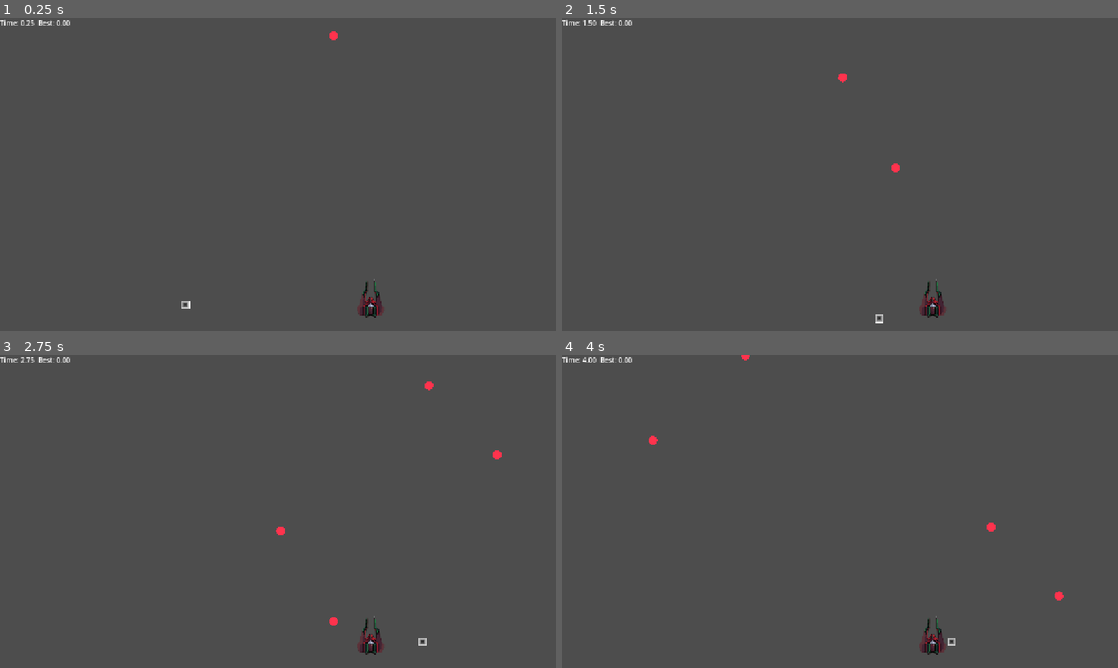
Above: before the commit, frames 1-4 (two rows, left to right).
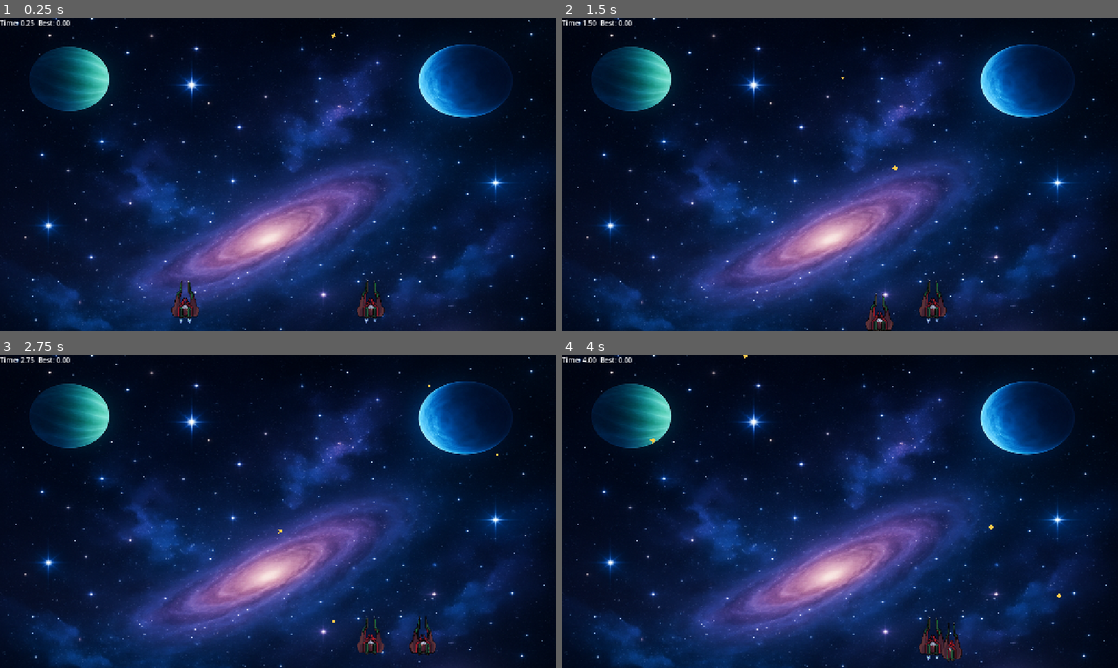
Above: after the commit, the same moments.

Repository: ahr8/GameDev_HS25_Avoidance
Game: Godot game, scene res://Scenes/Main.tscn
The game is run twice, just before and just after one commit, with the same random seed, the same clock (stepped at 60 frames per second) and the same inputs.
Inputs:
- Up to frame 1 (0.25 s): no input
- Up to frame 2 (1.5 s): tap Enter at 0.5 s; hold D (move_right) 0.53-1.28 s; hold S (move_down) from 1.28 s (still down)
- Up to frame 3 (2.75 s): release S (move_down) at 2.03 s; hold D (move_right) from 2.03 s (still down)
- Up to frame 4 (4 s): release D (move_right) at 2.78 s; hold W (move_up) 2.78-3.53 s; hold A (move_left) from 3.53 s (still down)

The runs differ from the first frame. In frame 1, 100% of the frame differs, in the area x 0-100%, y 0-100%; in frame 2, 100%; in frame 3, 100%; in frame 4, 100%.

Commit message:
changed some asthetics of the game
added speeder, stars and background

Diff:
--- a/Scenes/Main.tscn
+++ b/Scenes/Main.tscn
@@ -1,7 +1,9 @@
-[gd_scene load_steps=29 format=3 uid="uid://cc8lf634ivfrt"]
+[gd_scene load_steps=54 format=3 uid="uid://cc8lf634ivfrt"]
 
 [ext_resource type="Script" uid="uid://c7fa6wuf65qqr" path="res://Scripts/Main.gd" id="1_kln2b"]
 [ext_resource type="Script" uid="uid://c72vtb2eum4ck" path="res://Scripts/Player.gd" id="1_r150o"]
+[ext_resource type="Texture2D" uid="uid://b6xekr2ipcj1m" path="res://Assets/background.png" id="2_4kpch"]
+[ext_resource type="Texture2D" uid="uid://jhxipkm5b0ss" path="res://Assets/spaceship_sprites/Fighter/Boost.png" id="3_bmxlf"]
 [ext_resource type="Script" uid="uid://cpwfclwtrfklu" path="res://Scripts/UI.gd" id="3_rgh2o"]
 [ext_resource type="Texture2D" uid="uid://dqgr45g1dhafb" path="res://Assets/spaceship_sprites/Fighter/Idle.png" id="3_v1gob"]
 [ext_resource type="Script" uid="uid://gbg01trkt5i3" path="res://Scripts/DotSpawner.gd" id="4_pbw6q"]
@@ -12,6 +14,26 @@
 
 [sub_resource type="RectangleShape2D" id="RectangleShape2D_idj7w"]
 
+[sub_resource type="AtlasTexture" id="AtlasTexture_4kpch"]
+atlas = ExtResource("3_bmxlf")
+region = Rect2(0, 0, 192, 192)
+
+[sub_resource type="AtlasTexture" id="AtlasTexture_aht7i"]
+atlas = ExtResource("3_bmxlf")
+region = Rect2(0, 192, 192, 192)
+
+[sub_resource type="AtlasTexture" id="AtlasTexture_5jffn"]
+atlas = ExtResource("3_bmxlf")
+region = Rect2(0, 384, 192, 192)
+
+[sub_resource type="AtlasTexture" id="AtlasTexture_kpo4j"]
+atlas = ExtResource("3_bmxlf")
+region = Rect2(0, 576, 192, 192)
+
+[sub_resource type="AtlasTexture" id="AtlasTexture_4n42c"]
+atlas = ExtResource("3_bmxlf")
+region = Rect2(0, 768, 192, 192)
+
 [sub_resource type="AtlasTexture" id="AtlasTexture_jw32o"]
 atlas = ExtResource("3_v1gob")
 region = Rect2(0, 0, 192, 192)
@@ -76,6 +98,26 @@
 animations = [{
 "frames": [{
 "duration": 1.0,
+"texture": SubResource("AtlasTexture_4kpch")
+}, {
+"duration": 1.0,
+"texture": SubResource("AtlasTexture_aht7i")
+}, {
+"duration": 1.0,
+"texture": SubResource("AtlasTexture_5jffn")
+}, {
+"duration": 1.0,
+"texture": SubResource("AtlasTexture_kpo4j")
+}, {
+"duration": 1.0,
+"texture": SubResource("AtlasTexture_4n42c")
+}],
+"loop": true,
+"name": &"boost",
+"speed": 5.0
+}, {
+"frames": [{
+"duration": 1.0,
 "texture": SubResource("AtlasTexture_jw32o")
 }, {
 "duration": 1.0,
@@ -98,7 +140,7 @@
 }],
 "loop": true,
 "name": &"idle",
-"speed": 10.0
+"speed": 5.0
 }, {
 "frames": [{
 "duration": 1.0,
@@ -135,19 +177,170 @@
 "speed": 5.0
 }]
 
-[sub_resource type="Gradient" id="Gradient_kln2b"]
-
-[sub_resource type="GradientTexture2D" id="GradientTexture2D_rgh2o"]
-gradient = SubResource("Gradient_kln2b")
-width = 20
-height = 20
-fill = 2
-fill_from = Vector2(0.48364487, 0.46962616)
-fill_to = Vector2(1, 1)
+[sub_resource type="AtlasTexture" id="AtlasTexture_c5snn"]
+atlas = ExtResource("3_bmxlf")
+region = Rect2(0, 0, 192, 192)
+
+[sub_resource type="AtlasTexture" id="AtlasTexture_xvtyr"]
+atlas = ExtResource("3_bmxlf")
+region = Rect2(0, 192, 192, 192)
+
+[sub_resource type="AtlasTexture" id="AtlasTexture_u7mjy"]
+atlas = ExtResource("3_bmxlf")
+region = Rect2(0, 384, 192, 192)
+
+[sub_resource type="AtlasTexture" id="AtlasTexture_4yxf6"]
+atlas = ExtResource("3_bmxlf")
+region = Rect2(0, 576, 192, 192)
+
+[sub_resource type="AtlasTexture" id="AtlasTexture_qta6b"]
+atlas = ExtResource("3_bmxlf")
+region = Rect2(0, 768, 192, 192)
+
+[sub_resource type="AtlasTexture" id="AtlasTexture_x3rx7"]
+atlas = ExtResource("4_vy5pj")
+region = Rect2(0, 0, 192, 192)
+
+[sub_resource type="AtlasTexture" id="AtlasTexture_6heos"]
+atlas = ExtResource("4_vy5pj")
+region = Rect2(0, 192, 192, 192)
+
+[sub_resource type="AtlasTexture" id="AtlasTexture_vvnwx"]
+atlas = ExtResource("4_vy5pj")
+region = Rect2(0, 384, 192, 192)
+
+[sub_resource type="AtlasTexture" id="AtlasTexture_btbly"]
+atlas = ExtResource("4_vy5pj")
+region = Rect2(0, 576, 192, 192)
+
+[sub_resource type="AtlasTexture" id="AtlasTexture_vs04g"]
+atlas = ExtResource("4_vy5pj")
+region = Rect2(0, 768, 192, 192)
+
+[sub_resource type="AtlasTexture" id="AtlasTexture_6ehlx"]
+atlas = ExtResource("4_vy5pj")
+region = Rect2(0, 960, 192, 192)
+
+[sub_resource type="AtlasTexture" id="AtlasTexture_utia5"]
+atlas = ExtResource("5_bmxlf")
+region = Rect2(0, 0, 192, 192)
+
+[sub_resource type="AtlasTexture" id="AtlasTexture_f7hdo"]
+atlas = ExtResource("5_bmxlf")
+region = Rect2(0, 192, 192, 192)
+
+[sub_resource type="AtlasTexture" id="AtlasTexture_clvyn"]
+atlas = ExtResource("5_bmxlf")
+region = Rect2(0, 384, 192, 192)
+
+[sub_resource type="AtlasTexture" id="AtlasTexture_d8m2u"]
+atlas = ExtResource("5_bmxlf")
+region = Rect2(0, 576, 192, 192)
+
+[sub_resource type="AtlasTexture" id="AtlasTexture_5psol"]
+atlas = ExtResource("6_4kpch")
+region = Rect2(0, 0, 192, 192)
+
+[sub_resource type="AtlasTexture" id="AtlasTexture_m4llh"]
+atlas = ExtResource("6_4kpch")
+region = Rect2(0, 192, 192, 192)
+
+[sub_resource type="AtlasTexture" id="AtlasTexture_lac6x"]
+atlas = ExtResource("6_4kpch")
+region = Rect2(0, 384, 192, 192)
+
+[sub_resource type="AtlasTexture" id="AtlasTexture_hpjjw"]
+atlas = ExtResource("6_4kpch")
+region = Rect2(0, 576, 192, 192)
+
+[sub_resource type="SpriteFrames" id="SpriteFrames_off7b"]
+animations = [{
+"frames": [{
+"duration": 1.0,
+"texture": SubResource("AtlasTexture_c5snn")
+}, {
+"duration": 1.0,
+"texture": SubResource("AtlasTexture_xvtyr")
+}, {
+"duration": 1.0,
+"texture": SubResource("AtlasTexture_u7mjy")
+}, {
+"duration": 1.0,
+"texture": SubResource("AtlasTexture_4yxf6")
+}, {
+"duration": 1.0,
+"texture": SubResource("AtlasTexture_qta6b")
+}],
+"loop": true,
+"name": &"boost",
+"speed": 5.0
+}, {
+"frames": [{
+"duration": 1.0,
+"texture": SubResource("AtlasTexture_x3rx7")
+}, {
+"duration": 1.0,
+"texture": SubResource("AtlasTexture_6heos")
+}, {
+"duration": 1.0,
+"texture": SubResource("AtlasTexture_vvnwx")
+}, {
+"duration": 1.0,
+"texture": SubResource("AtlasTexture_btbly")
+}, {
+"duration": 1.0,
+"texture": SubResource("AtlasTexture_vs04g")
+}, {
+"duration": 1.0,
+"texture": SubResource("AtlasTexture_6ehlx")
+}],
+"loop": true,
+"name": &"idle",
+"speed": 5.0
+}, {
+"frames": [{
+"duration": 1.0,
+"texture": SubResource("AtlasTexture_utia5")
+}, {
+"duration": 1.0,
+"texture": SubResource("AtlasTexture_f7hdo")
+}, {
+"duration": 1.0,
+"texture": SubResource("AtlasTexture_clvyn")
+}, {
+"duration": 1.0,
+"texture": SubResource("AtlasTexture_d8m2u")
+}],
+"loop": true,
+"name": &"left",
+"speed": 5.0
+}, {
+"frames": [{
+"duration": 1.0,
+"texture": SubResource("AtlasTexture_5psol")
+}, {
+"duration": 1.0,
+"texture": SubResource("AtlasTexture_m4llh")
+}, {
+"duration": 1.0,
+"texture": SubResource("AtlasTexture_lac6x")
+}, {
+"duration": 1.0,
+"texture": SubResource("AtlasTexture_hpjjw")
+}],
+"loop": true,
+"name": &"right",
+"speed": 5.0
+}]
 
 [node name="Main" type="Node2D" groups=["game"]]
 process_mode = 2
 script = ExtResource("1_kln2b")
+
+[node name="TextureRect" type="TextureRect" parent="."]
+offset_right = 1279.0
+offset_bottom = 724.0
+texture = ExtResource("2_4kpch")
 
 [node name="Player" type="CharacterBody2D" parent="."]
 process_mode = 1
@@ -161,6 +354,8 @@
 [node name="AnimatedSprite2D" type="AnimatedSprite2D" parent="Player"]
 sprite_frames = SubResource("SpriteFrames_50glp")
 animation = &"idle"
+autoplay = "idle"
+frame_progress = 0.5437782
 
 [node name="Player2" type="CharacterBody2D" parent="."]
 process_mode = 1
@@ -175,16 +370,18 @@
 [node name="CollisionShape2D" type="CollisionShape2D" parent="Player2"]
 shape = SubResource("RectangleShape2D_idj7w")
 
-[node name="Sprite2D" type="Sprite2D" parent="Player2"]
-texture = SubResource("GradientTexture2D_rgh2o")
+[node name="AnimatedSprite2D" type="AnimatedSprite2D" parent="Player2"]
+sprite_frames = SubResource("SpriteFrames_off7b")
+animation = &"idle"
+autoplay = "idle"
 
 [node name="UI" type="CanvasLayer" parent="."]
 process_mode = 1
 script = ExtResource("3_rgh2o")
 
 [node name="TimerLabel" type="Label" parent="UI"]
-offset_right = 40.0
-offset_bottom = 23.0
+offset_right = 190.0
+offset_bottom = 40.0
 text = "Time: 0.00 Best: 0.00"
 
 [node name="GameOver" type="Control" parent="UI"]
--- a/Scripts/Dot.gd
+++ b/Scripts/Dot.gd
@@ -2,8 +2,10 @@
 
 @export var fall_speed: float = 260.0
 @export var radius: float = 10.0
-@export var color: Color = Color(1, 0.2, 0.3)
+@export var color: Color = Color(1, 0.8, 0.3) # golden/yellow star
 var screen_h: float
+var rotation_angle: float = 0.0
+var twinkle_speed: float = randf_range(2.0, 5.0)
 
 func _ready():
 	screen_h = get_viewport().get_visible_rect().size.y
@@ -14,8 +16,31 @@
 	if global_position.y > screen_h + radius + 10.0:
 		queue_free()
 
+	# Twinkle effect (size oscillates)
+	radius = 6.0 + sin(Time.get_ticks_msec() / 1000.0 * twinkle_speed) * 2.0
+	# Rotate the star
+	rotation_angle += delta * 2.0
+	queue_redraw()
+
 func _draw():
-	draw_circle(Vector2.ZERO, radius, color)
+	# Base star points
+	var points = [
+		Vector2(0, -radius),
+		Vector2(radius * 0.4, -radius * 0.4),
+		Vector2(radius, 0),
+		Vector2(radius * 0.4, radius * 0.4),
+		Vector2(0, radius),
+		Vector2(-radius * 0.4, radius * 0.4),
+		Vector2(-radius, 0),
+		Vector2(-radius * 0.4, -radius * 0.4)
+	]
+
+	# Rotate all points around center
+	var rotated_points: Array = []
+	for p in points:
+		rotated_points.append(p.rotated(rotation_angle))
+
+	draw_colored_polygon(rotated_points, color)
 
 func _on_body_entered(body: Node) -> void:
 	if body.is_in_group("player"):
--- a/Scripts/Player.gd
+++ b/Scripts/Player.gd
@@ -26,10 +26,13 @@
 var base_y := 0.0
 var nudge_velocity := 0.0
 
+
+
+
 func _ready():
 	add_to_group("player")
 	screen_size = get_viewport().get_visible_rect().size
-	global_position = Vector2(screen_size.x * start_x_fraction, screen_size.y - 60 if start_at_bottom else 60)
+	global_position = Vector2(screen_size.x * start_x_fraction, (screen_size.y - 60.0) if start_at_bottom else 60.0)
 	base_y = global_position.y
 	print("Player ready at ", global_position)
 
@@ -80,6 +83,15 @@
 	# Ensure final position stays in bounds
 	global_position.y = clamp(global_position.y, y_margin, screen_size.y - y_margin)
 
+	# --- Handle animations ---
+	if x < 0:
+		$AnimatedSprite2D.animation = "left"
+	elif x > 0:
+		$AnimatedSprite2D.animation = "right"
+	elif effect_active and effect_direction == 1:
+		$AnimatedSprite2D.animation = "boost"
+	else:
+		$AnimatedSprite2D.animation = "idle"
 
 func _start_effect(dir: int) -> void:
 	effect_active = true
Binary file added: Assets/background.png
Not shown, added: Assets/background.png.import
